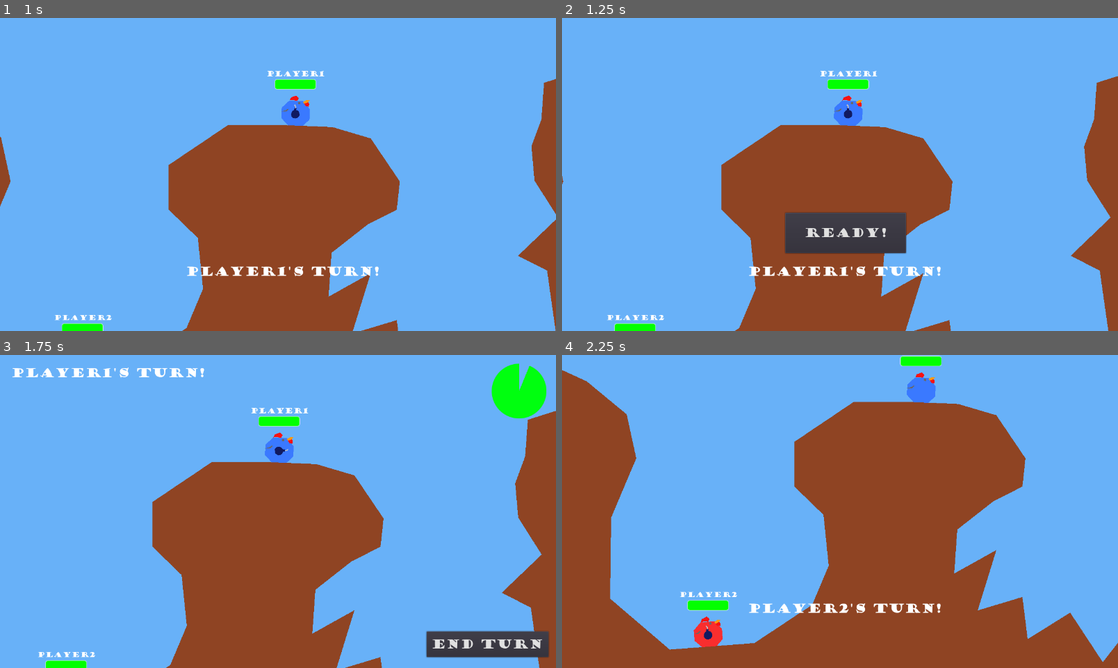
Above: before the commit, frames 1-4 (two rows, left to right).
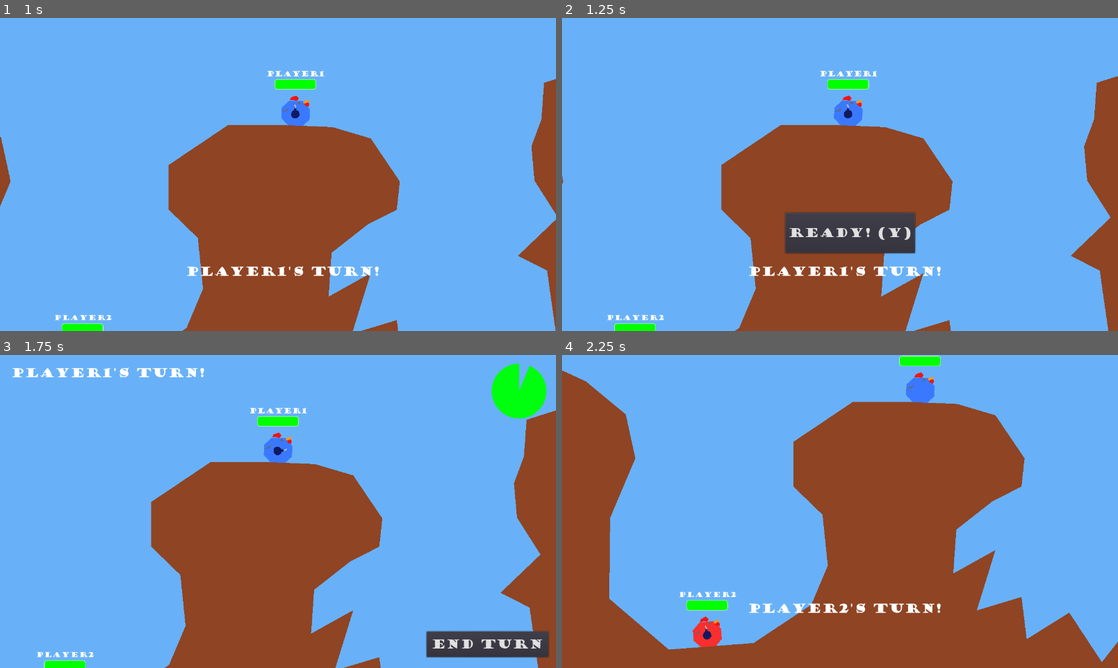
Above: after the commit, the same moments.

Repository: Athakaspen/NotWorms
Game: Godot game, scene res://MainScenes/Level.tscn
Two runs of this game, one before a commit and one after it. Both use one fixed random seed, a clock stepped at 60 frames per second and the inputs below.
Inputs (mouse positions are in pixels of both pictures, inside the frame that each line leads up to):
- Up to frame 1 (1 s): move the mouse to (400, 158) at 0.52 s; hold D (right) from 0.53 s (still down); tap Mouse wheel down (power_down) at 0.6 s; tap W (jump) at 0.77 s
- Up to frame 2 (1.25 s): keep holding D (right)
- Up to frame 3 (1.75 s): release D (right) at 1.25 s; click "Ready!" (after the commit: "Ready! (Y)") at 1.25 s
- Up to frame 4 (2.25 s): click "End Turn" at 2 s

Frame 1 is identical in both runs. In frame 2, 0.5% of the frame differs, in the area x 40-64%, y 62-76%; in frame 3, 1.0%, in the area x 6-100%, y 16-100%; in frame 4, 1.0%.

Commit message:
controller support added

Diff:
--- a/MainScenes/Level.tscn
+++ b/MainScenes/Level.tscn
@@ -72,6 +72,9 @@
 [node name="Preturn" type="Control" parent="UICanvas/UIHolder"]
 margin_right = 40.0
 margin_bottom = 40.0
+__meta__ = {
+"_edit_use_anchors_": false
+}
 
 [node name="TurnLabelCenter" type="Label" parent="UICanvas/UIHolder/Preturn"]
 margin_left = 428.0
@@ -90,7 +93,7 @@
 margin_right = 792.0
 margin_bottom = 541.0
 custom_fonts/font = ExtResource( 5 )
-text = "Ready!"
+text = "Ready! (Y)"
 
 [node name="Turn" type="Control" parent="UICanvas/UIHolder"]
 margin_right = 40.0
--- a/Scripts/Level.gd
+++ b/Scripts/Level.gd
@@ -19,6 +19,13 @@
 
 	update_camera(turn_queue.get_camera_point())
 
+	Input.set_mouse_mode(Input.MOUSE_MODE_CONFINED)
+	Input.set_custom_mouse_cursor(preload("res://Sprites/crosshair.png"), 0, Vector2(32,32))
+
+
+func _input(event):
+	if event.is_action_pressed("ui_cancel"):
+		Input.set_mouse_mode(Input.MOUSE_MODE_VISIBLE)
 
 # Called every frame. 'delta' is the elapsed time since the previous frame.
 func _process(_delta):
--- a/Scripts/MatchUI.gd
+++ b/Scripts/MatchUI.gd
@@ -11,6 +11,9 @@
 func _ready():
 	$DeathToast.visible = false
 
+func _unhandled_input(event):
+	if event.is_action_pressed("ready") and $Preturn/ReadyButton.visible:
+		_on_ReadyButton_pressed()
 
 # Called every frame. 'delta' is the elapsed time since the previous frame.
 #func _process(delta):
@@ -48,6 +51,5 @@
 func _on_ReadyButton_pressed():
 	emit_signal("start_turn")
 
-
 func _on_DeathToastTimer_timeout():
 	$DeathToast.visible = false
--- a/Scripts/Menu.gd
+++ b/Scripts/Menu.gd
@@ -4,7 +4,7 @@
 
 # Called when the node enters the scene tree for the first time.
 func _ready():
-	pass # Replace with function body.
+	Input.set_custom_mouse_cursor(null)
 
 
 # Called every frame. 'delta' is the elapsed time since the previous frame.
--- a/Scripts/Player.gd
+++ b/Scripts/Player.gd
@@ -8,6 +8,8 @@
 onready var turn_timer = $TurnTimer
 onready var turn_queue = $".."
 onready var aim_point = $AimPoint
+
+var controller_aim_speed = 1000
 
 export var MAX_HEALTH = 100
 var health
@@ -24,10 +26,20 @@
 	health = MAX_HEALTH
 	update_healthbar()
 
-func _process(_delta):
+func _process(delta):
 	# ah cahnt dyu aneethin if ahm ded
 	#if is_dead: return
 
+	# Controller Movement
+	var aim_input = Vector2(
+		Input.get_action_strength("aim_right") - Input.get_action_strength("aim_left"),
+		Input.get_action_strength("aim_down") - Input.get_action_strength("aim_up")
+	)
+	if aim_input.length() > 0:
+		var cur_mouse_pos = get_viewport().get_mouse_position()
+		Input.warp_mouse_position(cur_mouse_pos + aim_input * controller_aim_speed * delta)
+
+	# Mouse Movement
 	aim_point.global_position = get_global_mouse_position()
 
 	# Stick tag to player's head
--- a/Scripts/PlayerBody.gd
+++ b/Scripts/PlayerBody.gd
@@ -66,12 +66,15 @@
 		return
 
 	# Standard Movement
-	if Input.is_action_pressed("left") and linear_velocity.x > -MAX_SPEED:
-		#apply_central_impulse(-global_transform.x * move_force * delta)
-		apply_central_impulse(Vector2.LEFT * move_force * delta * mass)
-	elif Input.is_action_pressed("right") and linear_velocity.x < MAX_SPEED:
-		#apply_central_impulse(global_transform.x * move_force * delta)
-		apply_central_impulse(Vector2.RIGHT * move_force * delta * mass)
+#	if Input.is_action_pressed("left") and linear_velocity.x > -MAX_SPEED:
+#		#apply_central_impulse(-global_transform.x * move_force * delta)
+#		apply_central_impulse(Vector2.LEFT * move_force * delta * mass)
+#	elif Input.is_action_pressed("right") and linear_velocity.x < MAX_SPEED:
+#		#apply_central_impulse(global_transform.x * move_force * delta)
+#		apply_central_impulse(Vector2.RIGHT * move_force * delta * mass)
+	var move_strength = Input.get_action_strength("right") - Input.get_action_strength("left")
+	if abs(move_strength) > 0:
+		apply_central_impulse(Vector2.RIGHT * move_strength * move_force * delta * mass)
 	else:
 		# Horizontal-only damping (so gravity feels heavier
 		apply_central_impulse(Vector2(-linear_velocity.x * H_damping * delta * mass, 0))
--- a/Scripts/WinScreen.gd
+++ b/Scripts/WinScreen.gd
@@ -9,6 +9,8 @@
 
 # Called when the node enters the scene tree for the first time.
 func _ready():
+	Input.set_custom_mouse_cursor(null)
+
 	$PlayerHolder/_placeholder.visible = false
 	$UI/Title.text = MatchInfo.winner + " Wins!"
 	var winner_node = MatchInfo.player_info[MatchInfo.winner]
--- a/SubScenes/Player/Player.tscn
+++ b/SubScenes/Player/Player.tscn
@@ -1,10 +1,11 @@
-[gd_scene load_steps=7 format=2]
+[gd_scene load_steps=8 format=2]
 
 [ext_resource path="res://Scripts/Player.gd" type="Script" id=1]
 [ext_resource path="res://Fonts/GOUDYSTO.TTF" type="DynamicFontData" id=2]
 [ext_resource path="res://SubScenes/Player/PlayerBody.tscn" type="PackedScene" id=3]
 [ext_resource path="res://Sprites/smallbarfill.png" type="Texture" id=4]
 [ext_resource path="res://Sprites/smallbarback.png" type="Texture" id=5]
+[ext_resource path="res://Sprites/crosshair.png" type="Texture" id=6]
 
 [sub_resource type="DynamicFont" id=1]
 font_data = ExtResource( 2 )
@@ -49,6 +50,10 @@
 
 [node name="AimPoint" type="Position2D" parent="."]
 
+[node name="Sprite" type="Sprite" parent="AimPoint"]
+visible = false
+texture = ExtResource( 6 )
+
 [connection signal="timeout" from="TurnTimer" to="." method="_on_TurnTimer_timeout"]
 
 [editable path="PlayerBody"]
--- a/project.godot
+++ b/project.godot
@@ -48,13 +48,13 @@
 [input]
 
 left={
-"deadzone": 0.5,
+"deadzone": 0.2,
 "events": [ Object(InputEventKey,"resource_local_to_scene":false,"resource_name":"","device":0,"alt":false,"shift":false,"control":false,"meta":false,"command":false,"pressed":false,"scancode":0,"physical_scancode":65,"unicode":0,"echo":false,"script":null)
 , Object(InputEventJoypadMotion,"resource_local_to_scene":false,"resource_name":"","device":0,"axis":0,"axis_value":-1.0,"script":null)
  ]
 }
 right={
-"deadzone": 0.5,
+"deadzone": 0.2,
 "events": [ Object(InputEventKey,"resource_local_to_scene":false,"resource_name":"","device":0,"alt":false,"shift":false,"control":false,"meta":false,"command":false,"pressed":false,"scancode":0,"physical_scancode":68,"unicode":0,"echo":false,"script":null)
 , Object(InputEventJoypadMotion,"resource_local_to_scene":false,"resource_name":"","device":0,"axis":0,"axis_value":1.0,"script":null)
  ]
@@ -63,26 +63,67 @@
 "deadzone": 0.5,
 "events": [ Object(InputEventKey,"resource_local_to_scene":false,"resource_name":"","device":0,"alt":false,"shift":false,"control":false,"meta":false,"command":false,"pressed":false,"scancode":0,"physical_scancode":87,"unicode":0,"echo":false,"script":null)
 , Object(InputEventKey,"resource_local_to_scene":false,"resource_name":"","device":0,"alt":false,"shift":false,"control":false,"meta":false,"command":false,"pressed":false,"scancode":0,"physical_scancode":32,"unicode":0,"echo":false,"script":null)
+, Object(InputEventJoypadButton,"resource_local_to_scene":false,"resource_name":"","device":0,"button_index":0,"pressure":0.0,"pressed":false,"script":null)
+, Object(InputEventJoypadButton,"resource_local_to_scene":false,"resource_name":"","device":0,"button_index":6,"pressure":0.0,"pressed":false,"script":null)
  ]
 }
 shoot={
 "deadzone": 0.5,
 "events": [ Object(InputEventMouseButton,"resource_local_to_scene":false,"resource_name":"","device":0,"alt":false,"shi …(212 unchanged characters)…
+, Object(InputEventJoypadButton,"resource_local_to_scene":false,"resource_name":"","device":0,"button_index":7,"pressure":0.0,"pressed":false,"script":null)
  ]
 }
-menu={
+menu_open={
 "deadzone": 0.5,
 "events": [ Object(InputEventKey,"resource_local_to_scene":false,"resource_name":"","device":0,"alt":false,"shift":false,"control":false,"meta":false,"command":false,"pressed":false,"scancode":0,"physical_scancode":16777218,"unicode":0,"echo":false,"script":null)
+, Object(InputEventJoypadButton,"resource_local_to_scene":false,"resource_name":"","device":0,"button_index":2,"pressure":0.0,"pressed":false,"script":null)
+ ]
+}
+menu_next={
+"deadzone": 0.5,
+"events": [ Object(InputEventJoypadButton,"resource_local_to_scene":false,"resource_name":"","device":0,"button_index":5,"pressure":0.0,"pressed":false,"script":null)
+ ]
+}
+menu_prev={
+"deadzone": 0.5,
+"events": [ Object(InputEventJoypadButton,"resource_local_to_scene":false,"resource_name":"","device":0,"button_index":5,"pressure":0.0,"pressed":false,"script":null)
  ]
 }
 power_up={
 "deadzone": 0.5,
 "events": [ Object(InputEventMouseButton,"resource_local_to_scene":false,"resource_name":"","device":0,"alt":false,"shi …(212 unchanged characters)…
+, Object(InputEventJoypadButton,"resource_local_to_scene":false,"resource_name":"","device":0,"button_index":12,"pressure":0.0,"pressed":false,"script":null)
  ]
 }
 power_down={
 "deadzone": 0.5,
 "events": [ Object(InputEventMouseButton,"resource_local_to_scene":false,"resource_name":"","device":0,"alt":false,"shi …(212 unchanged characters)…
+, Object(InputEventJoypadButton,"resource_local_to_scene":false,"resource_name":"","device":0,"button_index":13,"pressure":0.0,"pressed":false,"script":null)
+ ]
+}
+aim_right={
+"deadzone": 0.2,
+"events": [ Object(InputEventJoypadMotion,"resource_local_to_scene":false,"resource_name":"","device":0,"axis":2,"axis_value":1.0,"script":null)
+ ]
+}
+aim_left={
+"deadzone": 0.2,
+"events": [ Object(InputEventJoypadMotion,"resource_local_to_scene":false,"resource_name":"","device":0,"axis":2,"axis_value":-1.0,"script":null)
+ ]
+}
+aim_up={
+"deadzone": 0.2,
+"events": [ Object(InputEventJoypadMotion,"resource_local_to_scene":false,"resource_name":"","device":0,"axis":3,"axis_value":-1.0,"script":null)
+ ]
+}
+aim_down={
+"deadzone": 0.2,
+"events": [ Object(InputEventJoypadMotion,"resource_local_to_scene":false,"resource_name":"","device":0,"axis":3,"axis_value":1.0,"script":null)
+ ]
+}
+ready={
+"deadzone": 0.5,
+"events": [ Object(InputEventJoypadButton,"resource_local_to_scene":false,"resource_name":"","device":0,"button_index":3,"pressure":0.0,"pressed":false,"script":null)
  ]
 }
 
Binary file added: Sprites/crosshair.png
Not shown, added: Sprites/crosshair.png.import
